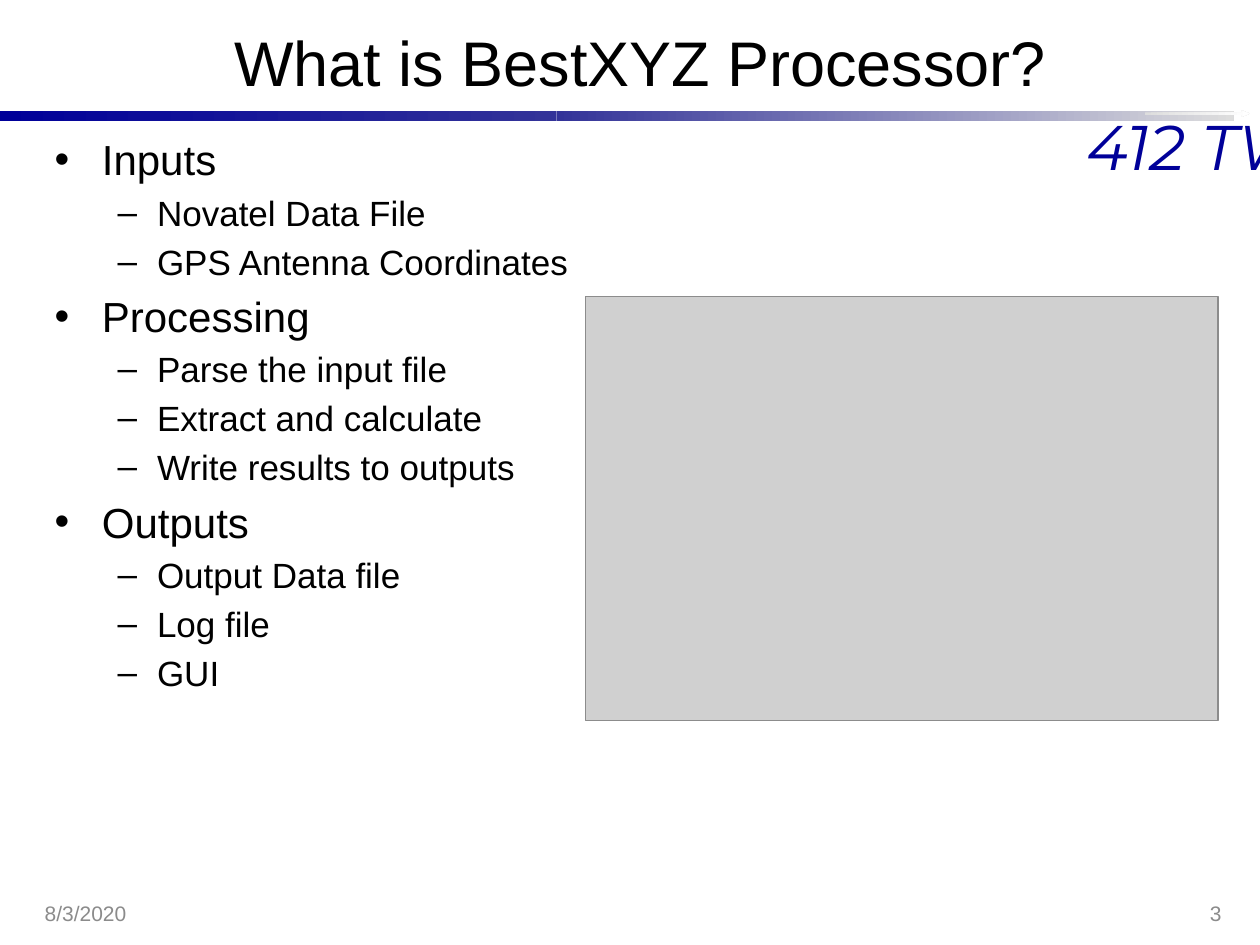
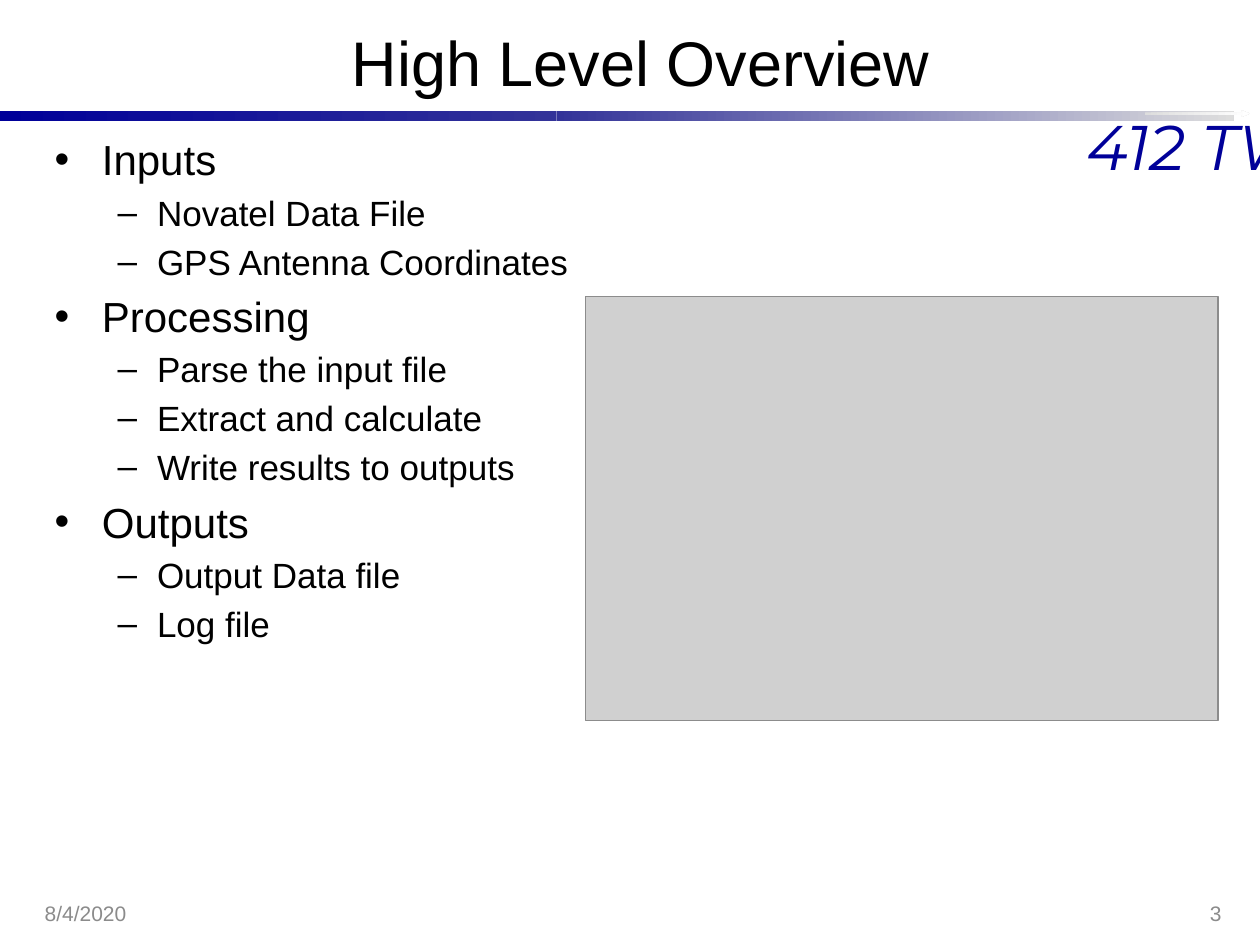
Before and after one commit to Hannsel101/PCIP_Intern_Proj_1, a slide deck: slide 3 of BestXYZ_Presentation.pptx. Drawn at 1260x945 pixels with LibreOffice and Linux fonts; fonts in the diff are those of the drawing; grey boxes stand for pictures; background and template pictures are left out. Boxes give left, top, right and bottom in pixels: in the first picture for what was removed or moved away, otherwise in the second. Text is boxed around its words. In the diff, an @@ line names an element or a change of style, - is before the commit and + after.

```diff
--- a/BestXYZ_Presentation.pptx
+++ b/BestXYZ_Presentation.pptx
@@ title at (352,40,929,98): text changed @@
-What is BestXYZ Processor?
+High Level Overview
@@ text at (157,661,219,687): paragraph removed @@
-  – GUI
@@ text at (45,906,127,921): text changed @@
-8/3/2020
+8/4/2020
```
Also in this commit, not shown: 14 other slides changed, 1 slide removed, 7 other files.
